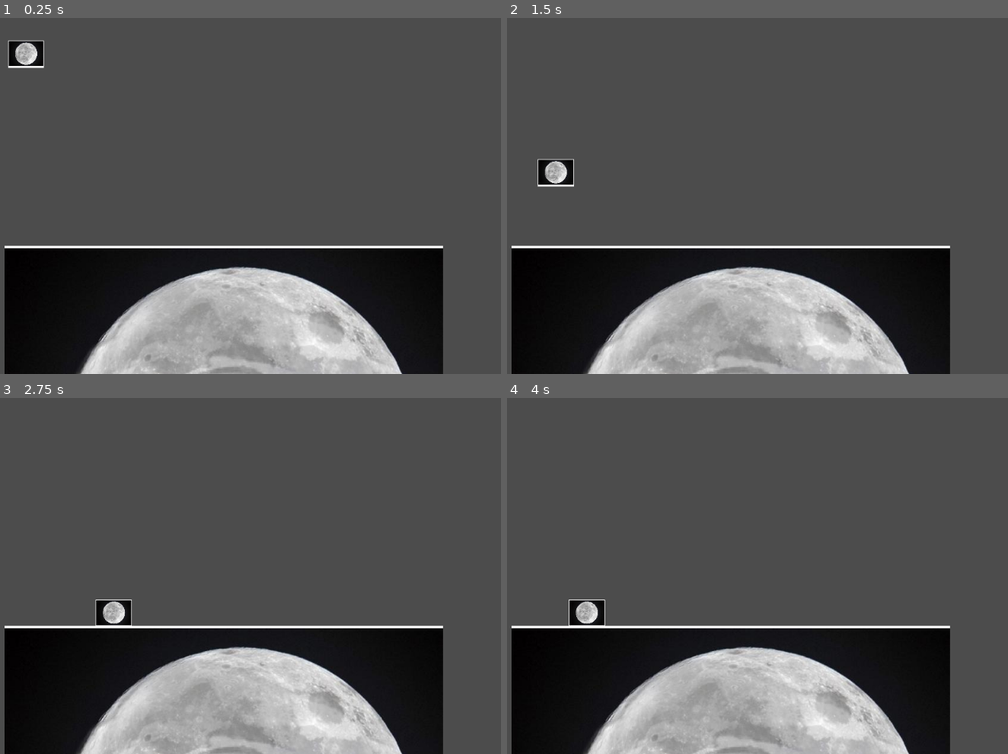
Above: before the commit, frames 1-4 (two rows, left to right).
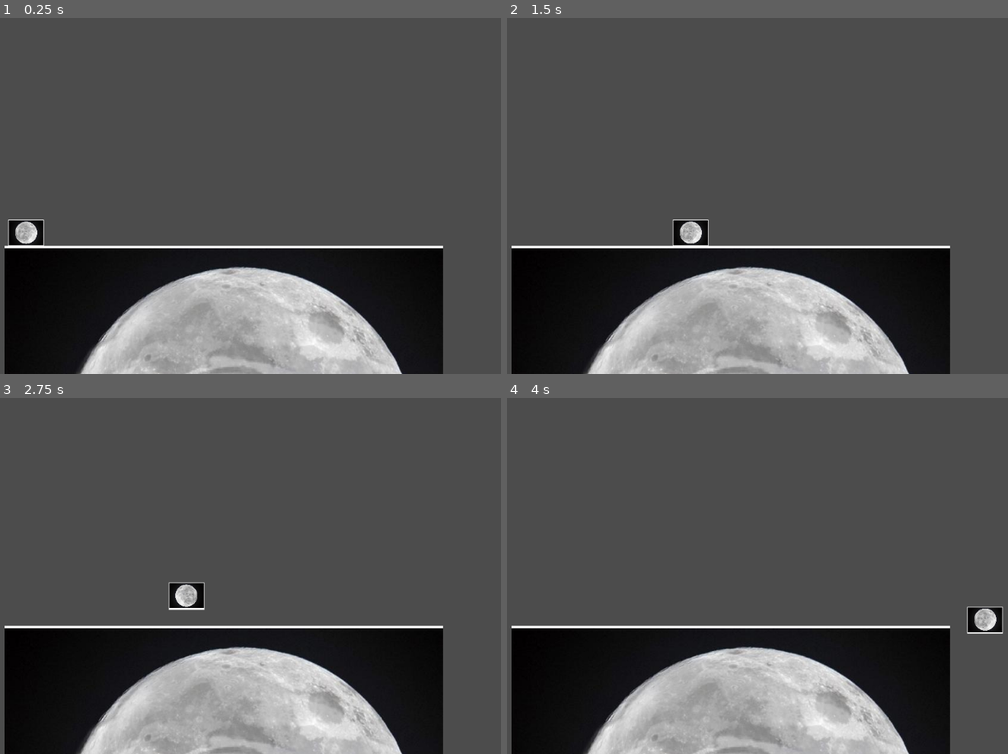
Above: after the commit, the same moments.

Repository: brothen/Final_Project
Game: Godot game, scene res://Game.tscn
The game is run twice, just before and just after one commit, with the same random seed, the same clock (stepped at 60 frames per second) and the same inputs.
Inputs:
- Up to frame 1 (0.25 s): no input
- Up to frame 2 (1.5 s): hold W (jump) 0.53-1.28 s; hold D (right) from 0.53 s (still down); tap W (jump) at 1.35 s
- Up to frame 3 (2.75 s): tap W (jump) at 1.52, 1.82 s; release D (right) at 2.03 s; hold A (left) from 2.03 s (still down); hold W (jump) from 2.03 s (still down)
- Up to frame 4 (4 s): release A (left) at 2.78 s; release W (jump) at 2.78 s; hold D (right) from 2.78 s (still down); tap W (jump) at 2.85, 3.02, 3.32 s; hold W (jump) from 3.53 s (still down)

The runs differ from the first frame. In frame 1, 1.1% of the frame differs, in the area x 1-9%, y 6-65%; in frame 2, 1.1%, in the area x 6-41%, y 39-65%; in frame 3, 1.1%; in frame 4, 1.1%.

Commit message:
changed jump mechanic

Diff:
--- a/Player/Falling.gd
+++ b/Player/Falling.gd
@@ -16,7 +16,5 @@
 		SM.set_state("Idle")
 	if player.is_on_ceiling():
 		player.velocity.y=0
-	var input_vector=Vector2(Input.get_action_strength("right")-Input.get_action_strength("left"),1.0)
-	player.set_direction(sign(input_vector.x))
-	player.velocity+=player.move_speed*input_vector+player.gravity
+	player.velocity+=player.move_speed*player.move_vector()+player.gravity
 	player.move_and_slide(player.velocity,Vector2.UP)
--- a/Player/Idle.gd
+++ b/Player/Idle.gd
@@ -7,7 +7,7 @@
 	yield(player,"ready")
 
 func start():
-	player.velocity=Vector2.ZERO
+	player.velocity=Vector2(0,1)
 	player.set_animation("Idle")
 
 func physics_process(_delta):
--- a/Player/Jumping.gd
+++ b/Player/Jumping.gd
@@ -10,11 +10,11 @@
 	player.set_animation("Jumping")
 
 func physics_process(_delta):
-	if Input.is_action_pressed("left") or Input.is_action_pressed("right"):
-		var input_vector=Vector2(Input.get_action_strength("right")-Input.get_action_strength("left"),1.0)
-		player.jump_power.x=clamp(player.jump_power.x+(input_vector.x*player.leap_speed),-player.max_leap,player.max_leap)
-	if Input.is_action_pressed("jump"):
+	if not Input.is_action_pressed("jump"):
+		SM.set_state("Falling")
+	elif player.jump_power.y==-player.max_jump:
+		SM.set_state("Falling")
+	else:
 		player.jump_power.y=clamp(player.jump_power.y-player.jump_speed,-player.max_jump,0)
-	else:
 		player.velocity+=player.jump_power
-		SM.set_state("Falling")
+		player.move_and_slide(player.velocity,Vector2.UP)
--- a/Player/Moving.gd
+++ b/Player/Moving.gd
@@ -2,6 +2,8 @@
 
 onready var SM=get_parent()
 onready var player=get_node("../..")
+
+onready var prev_direction = player.direction
 
 func _ready():
 	yield(player,"ready")
@@ -13,13 +15,16 @@
 func physics_process(_delta):
 	if not player.is_on_floor():
 		SM.set_state("Falling")
+	else:
+		player.velocity.y = 0
 	if Input.is_action_pressed("jump"):
-		SM.set_state("Moving_and_Jumping")
-	if Input.is_action_pressed("left") or Input.is_action_pressed("right"):
-		var input_vector=Vector2(Input.get_action_strength("right")-Input.get_action_strength("left"),1.0)
-		player.set_direction(sign(input_vector.x))
-		player.velocity+=player.move_speed*input_vector
+		SM.set_state("Jumping")
+	if player.is_moving():
+		if player.direction != prev_direction:
+			player.velocity.x = 0
+			prev_direction = player.direction
+		player.velocity += player.move_speed * player.move_vector()
 		player.move_and_slide(player.velocity, Vector2.UP)
 	else:
-		player.velocity=Vector2.ZERO
+		player.velocity = Vector2.ZERO
 		SM.set_state("Idle")
--- a/Player/Player.gd
+++ b/Player/Player.gd
@@ -8,14 +8,12 @@
 
 export var gravity=Vector2(0,30)
 
-export var move_speed=5
-export var max_move=200
+export var move_speed=300
+export var max_move=300
 
-export var jump_speed=100
-export var max_jump=800
+export var jump_speed=10
+export var max_jump=160
 
-export var leap_speed=5
-export var max_leap=200
 
 
 
@@ -33,3 +31,17 @@
 	if $AnimatedSprite.animation==anim: return
 	if $AnimatedSprite.frames.has_animation(anim): $AnimatedSprite.play(anim)
 	else: $AnimatedSprite.play()
+
+func is_moving():
+	if Input.is_action_pressed("left") or Input.is_action_pressed("right"):
+		return true
+	return false
+
+func move_vector():
+	return Vector2(Input.get_action_strength("right") - Input.get_action_strength("left"),1.0)
+
+func _unhandled_input(event):
+	if event.is_action_pressed("left"):
+		direction = -1
+	if event.is_action_pressed("right"):
+		direction = 1
--- a/Player/Player.tscn
+++ b/Player/Player.tscn
@@ -7,7 +7,6 @@
 [ext_resource path="res://Player/Moving.gd" type="Script" id=5]
 [ext_resource path="res://Player/Jumping.gd" type="Script" id=6]
 [ext_resource path="res://Player/Falling.gd" type="Script" id=7]
-[ext_resource path="res://Player/Moving_and_Jumping.gd" type="Script" id=8]
 
 [sub_resource type="SpriteFrames" id=1]
 animations = [ {
@@ -63,6 +62,3 @@
 
 [node name="Falling" type="Node" parent="StateMachine"]
 script = ExtResource( 7 )
-
-[node name="Moving_and_Jumping" type="Node" parent="StateMachine"]
-script = ExtResource( 8 )
--- a/Player/StateMachine.gd
+++ b/Player/StateMachine.gd
@@ -5,7 +5,8 @@
 onready var state_name=""
 
 func _ready():
-	set_state(get_children()[0].name)
+	if get_child_count():
+		set_state(get_children()[0].name)
 
 func _physics_process(delta):
 	if state and state.has_method("physics_process"):
@@ -20,13 +21,15 @@
 		state.unhandled_input(event)
 
 func set_state(s):
-	state_name=s
-	var new_state=get_node(s)
-	if state!=null:
-		if state.has_method("end"):
-			state.end()
-		previous_state=state
-	if new_state!=null:
-		state=new_state
+	state_name = s
+	var new_state = get_node(s)
+	if new_state != null:
+		if state != null:
+			if state.has_method("end"):
+				state.end()
+			previous_state = state
+		state = new_state
 		if state.has_method("start"):
 			state.start()
+	else:
+		state = null
--- a/project.godot
+++ b/project.godot
@@ -37,7 +37,7 @@
 }
 flip={
 "deadzone": 0.5,
-"events": [ Object(InputEventKey,"resource_local_to_scene":false,"resource_name":"","device":0,"alt":false,"shift":false,"control":false,"meta":false,"command":false,"pressed":false,"scancode":32,"physical_scancode":0,"unicode":0,"echo":false,"script":null)
+"events": [ Object(InputEventKey,"resource_local_to_scene":false,"resource_name":"","device":0,"alt":false,"shift":false,"control":false,"meta":false,"command":false,"pressed":false,"scancode":71,"physical_scancode":0,"unicode":0,"echo":false,"script":null)
  ]
 }
 
Not shown: 1 places in Player/Player.tscn that only renumber resources
